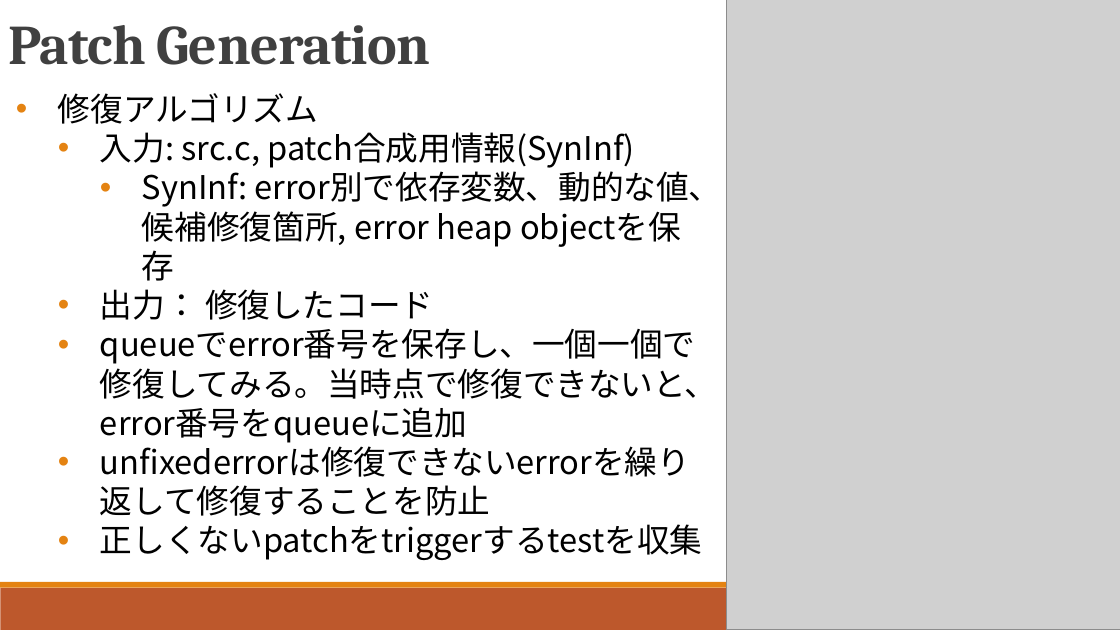
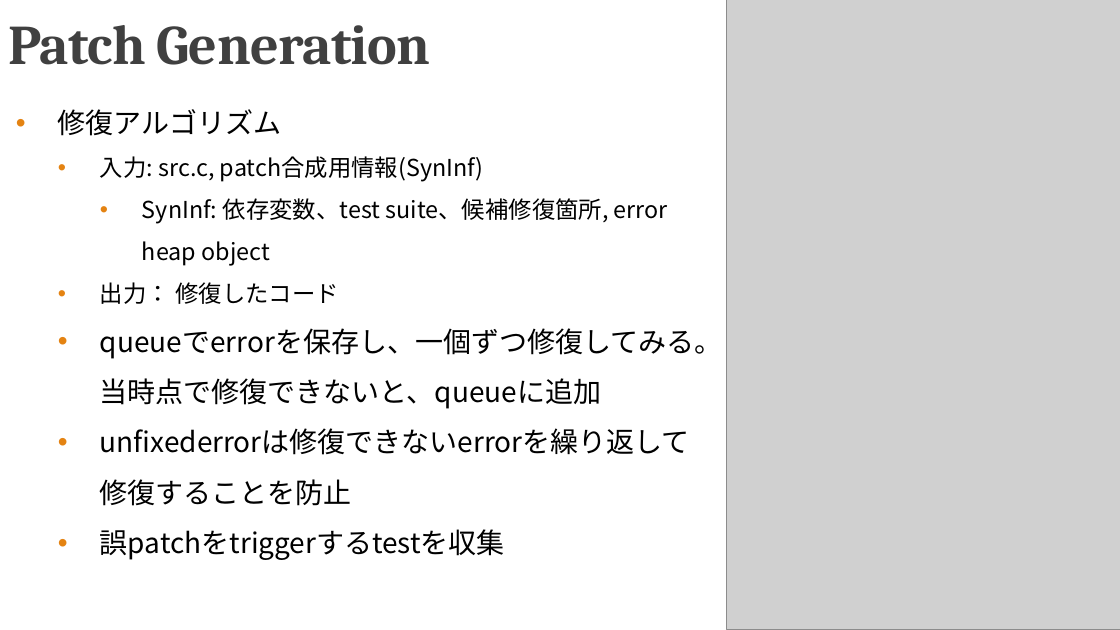
Before and after one commit to QIANZECHANG/MyResearch, a slide deck: slide 19 of 修論/修論発表.pptx. Drawn at 1120x630 pixels with LibreOffice and Linux fonts; fonts in the diff are those of the drawing; grey boxes stand for pictures. Boxes give left, top, right and bottom in pixels: in the first picture for what was removed or moved away, otherwise in the second. Text is boxed around its words. In the diff, an @@ line names an element or a change of style, - is before the commit and + after.

```diff
--- a/修論/修論発表.pptx
+++ b/修論/修論発表.pptx
@@ text at <box>58,109,483,304</box>: size 28 to 24 pt in "修復アルゴリズム", "unfixederrorは修復できないerrorを繰り返して修復することを防止"; size 28 to 20 pt in "入力: src.c, patch合成用情報(SynInf)", "出力： 修復したコード"; line spacing 1 to 1.5 @@
@@ text at <box>142,198,668,266</box>: text changed; size 28 to 20 pt @@
-      • SynInf: error別で依存変数、動的な値、候補修復箇所, error heap objectを保存
+      • SynInf: 依存変数、test suite、候補修復箇所, error heap object
@@ text at <box>100,328,722,409</box>: text changed; size 28 to 24 pt @@
-    • queueでerror番号を保存し、一個一個で修復してみる。当時点で修復できないと、error番号をqueueに追加
+    • queueでerrorを保存し、一個ずつ修復してみる。当時点で修復できないと、queueに追加
@@ text at <box>100,529,505,560</box>: text changed; size 28 to 24 pt @@
-    • 正しくないpatchをtriggerするtestを収集
+    • 誤patchをtriggerするtestを収集
@@ rectangle removed at <box>0,588,1120,630</box> @@
@@ rectangle removed at <box>0,582,1120,588</box> @@
```
Also in this commit, not shown: 33 other slides changed, 2 slides added, 3 slides removed, 14 other files.
